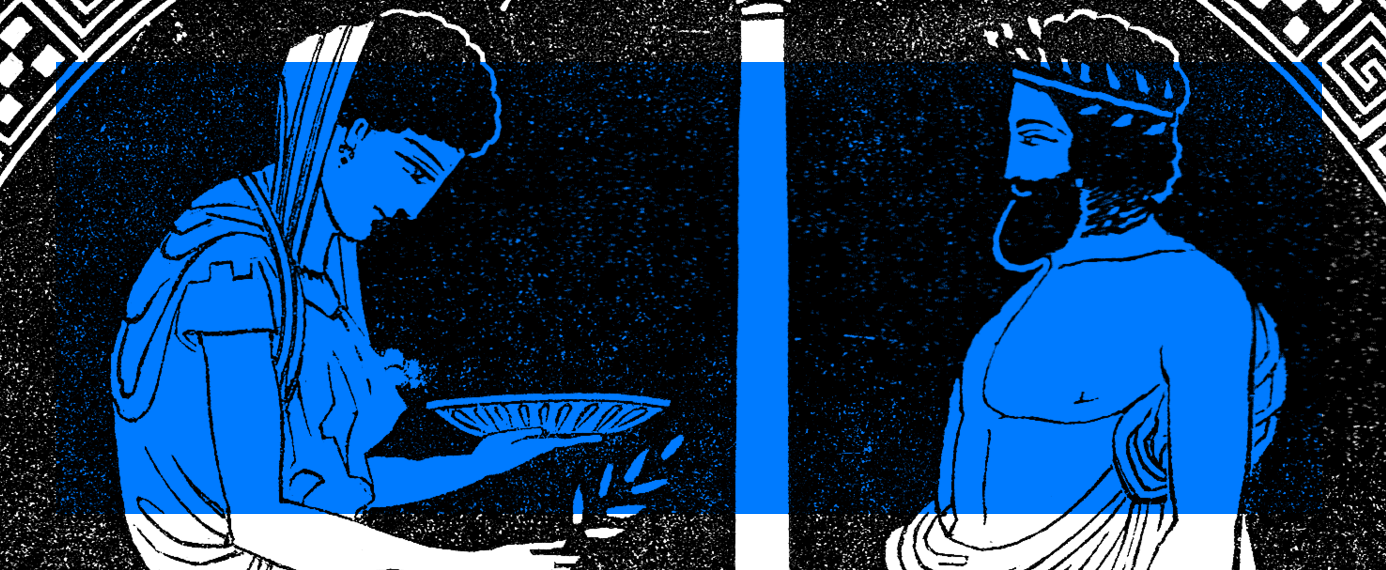
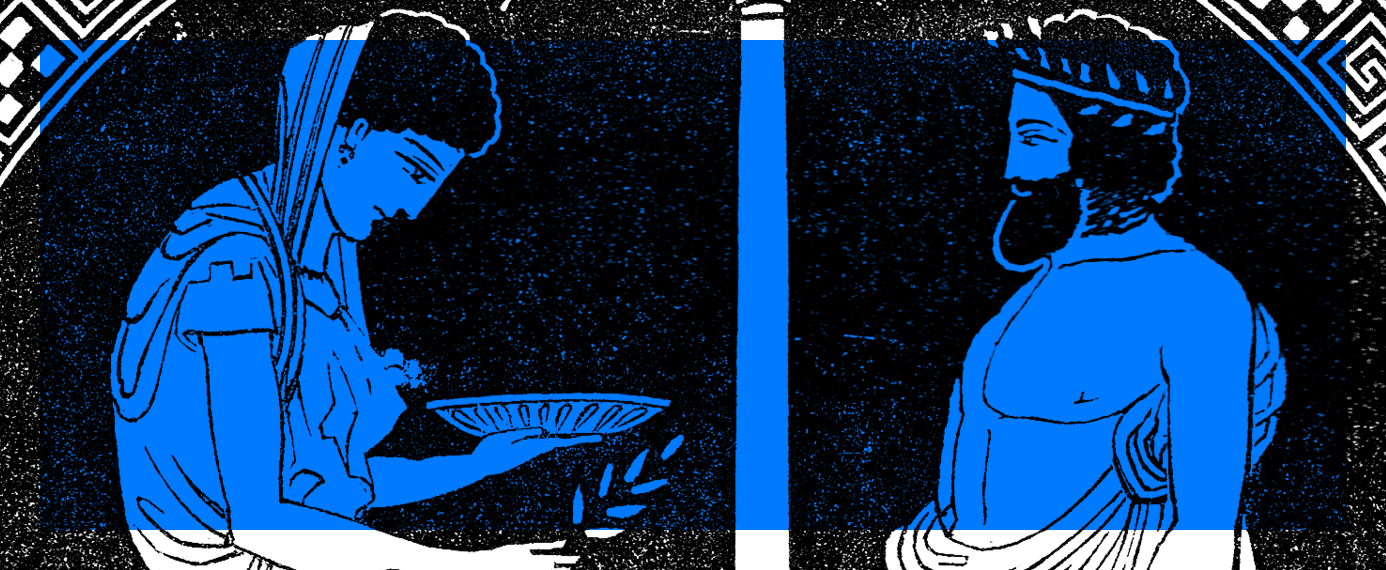
Layered file, before and after one edit (1386 × 570). Changes by layer:
renamed "Pasted Layer" to "Pasted Layer #1", painted on it over [left=40, top=40, right=1346, bottom=530]
